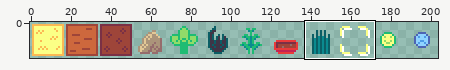
Two versions of one sprite sheet, assets/spritesheet.png. Above: a wide view before the commit, with the close-up outlined.
Close-up. The starting point:
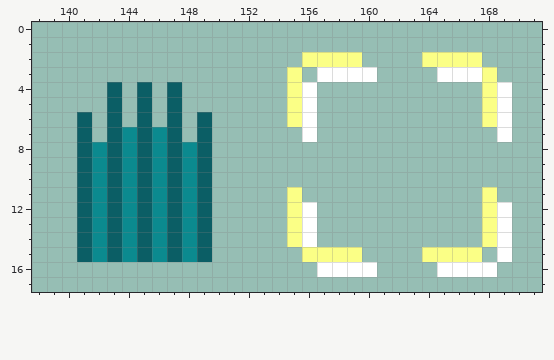
The file is 222x18 pixels. Shown: x 138..171, y 0..17. The wide view leaves out empty margins.
After the commit:
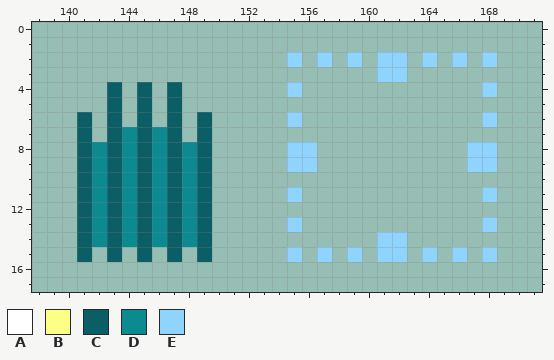
Palette (. is transparent): A #ffffff  B #fbff86  C #0b5e65  D #0b8a8f  E #8fd3ff
Difference:
Colour E is added in row 2 at x 155, 161 to 162 and 168; in row 3 at x 161 to 162; in rows 8 to 9 at x 155 to 156 and 167 to 168; in row 14 at x 161 to 162; in row 15 at x 155, 161 to 162 and 168.
Colour E replaces colour B in row 2 at x 157, 159, 164 and 166; in row 4 at x 155 and 168; in row 6 at x 155 and 168; in row 11 at x 155 and 168; in row 13 at x 155 and 168; in row 15 at x 157, 159, 164 and 166.
The edit erases colour A in row 3 at x 157 to 160 and 165 to 167; in rows 4 to 7 at x 156 and 169; in rows 12 to 14 at x 156 and 169; in row 15 at x 169; in row 16 at x 157 to 160 and 165 to 168.
The edit erases colour B in row 2 at x 156, 158, 165 and 167; in row 3 at x 155 and 168; in row 5 at x 155 and 168; in row 12 at x 155 and 168; in row 14 at x 155 and 168; in row 15 at x 156, 158, 165 and 167.
The edit erases colour D in row 15 at x 142, 144, 146 and 148.
Boxes around the changes in both close-ups, in picture pixels (x1, y1, x2, y2):
changed: (287, 52, 512, 277)
erased: (92, 247, 197, 262)
